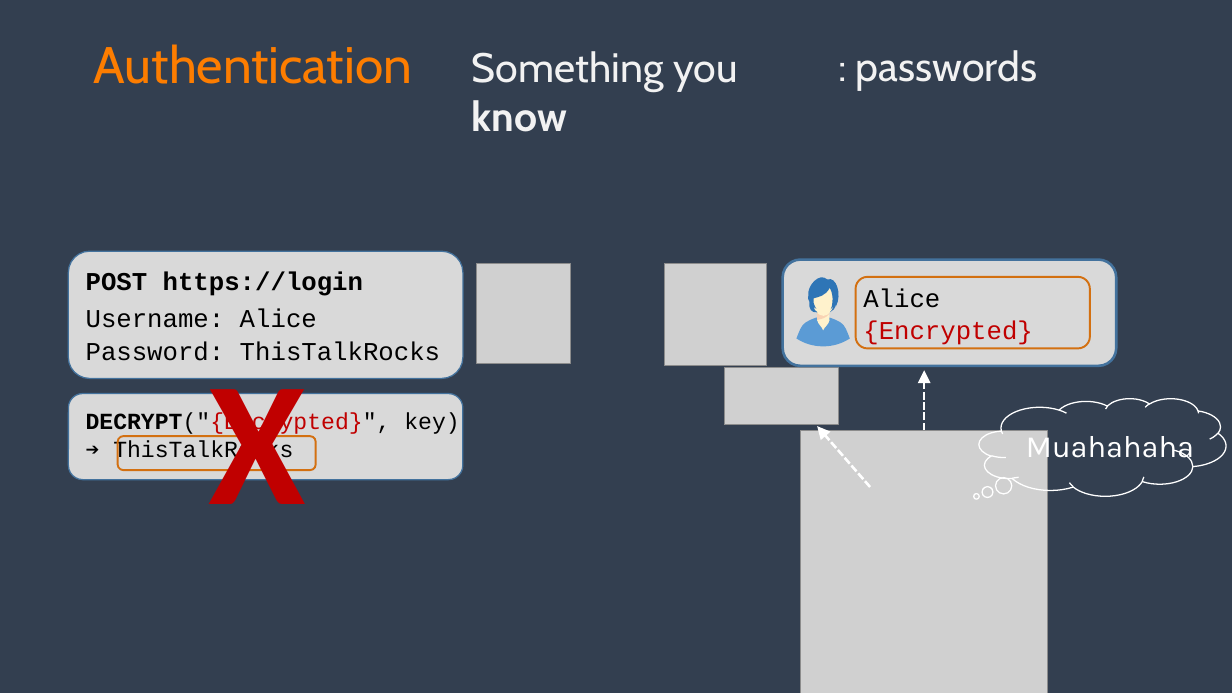
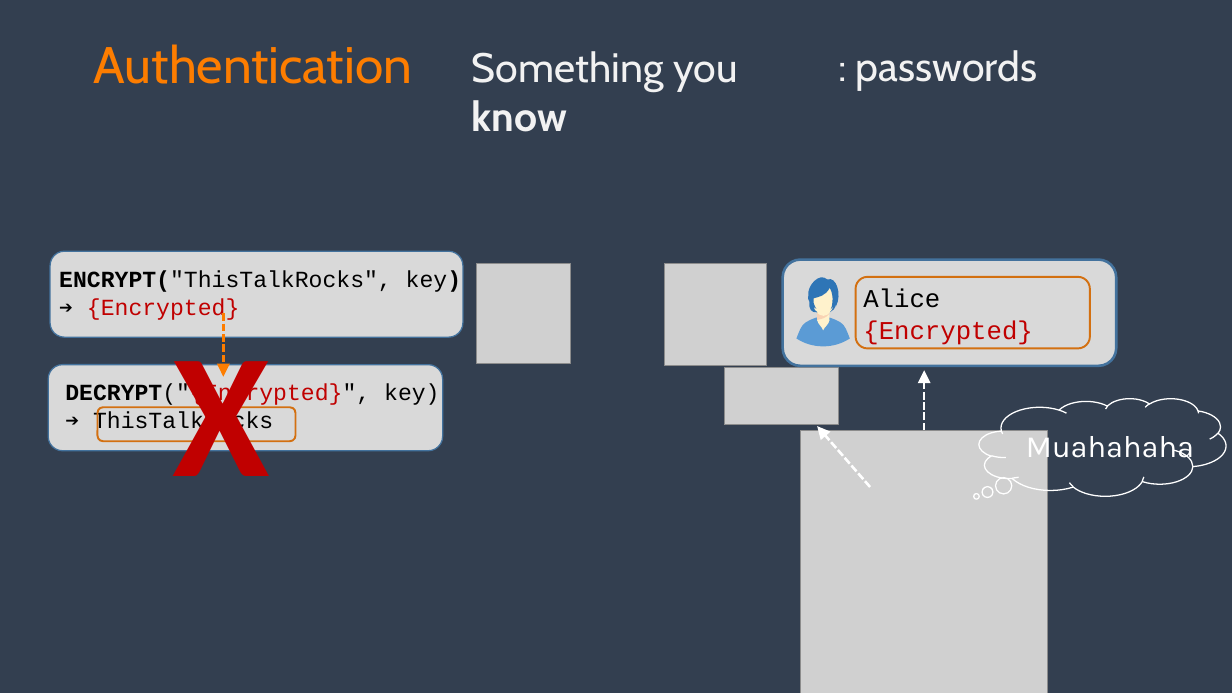
Before and after one commit to spetryjohnson/talk-PracticalAuthForDevs, a slide deck: slide 22 of Authentication for Non-Developers.pptx. Drawn at 1232x693 pixels with LibreOffice and Linux fonts; fonts in the diff are those of the drawing; grey boxes stand for pictures. Boxes give left, top, right and bottom in pixels: in the first picture for what was removed or moved away, otherwise in the second. Text is boxed around its words. In the diff, an @@ line names an element or a change of style, - is before the commit and + after.

```diff
--- a/Authentication for Non-Developers.pptx
+++ b/Authentication for Non-Developers.pptx
@@ rounded rectangle: place and size @@
-rounded rectangle at box(68, 251, 463, 379)
+rounded rectangle at box(50, 251, 463, 337)
@@ text added at box(59, 270, 461, 321), 18 pt, text #000000 @@
+ENCRYPT("ThisTalkRocks", key)
+➔ {Encrypted}
@@ text removed at box(86, 271, 363, 296) @@
-POST https://login
@@ text "X": place and size @@
-text "X" at box(209, 357, 306, 545)
+text "X" at box(173, 329, 270, 517)
@@ text removed at box(86, 309, 317, 328) @@
-Username: Alice
@@ arrow added from (224, 313) to (224, 377), #FD7D00 2 pt dashed @@
@@ text removed at box(86, 341, 440, 361) @@
-Password: ThisTalkRocks
@@ 2 rounded rectangles, 1 text: place and size @@
-2 rounded rectangles, 1 text at box(68, 394, 463, 480)
+2 rounded rectangles, 1 text at box(48, 365, 443, 451)
```
Also in this commit, not shown: 3 other slides changed.
